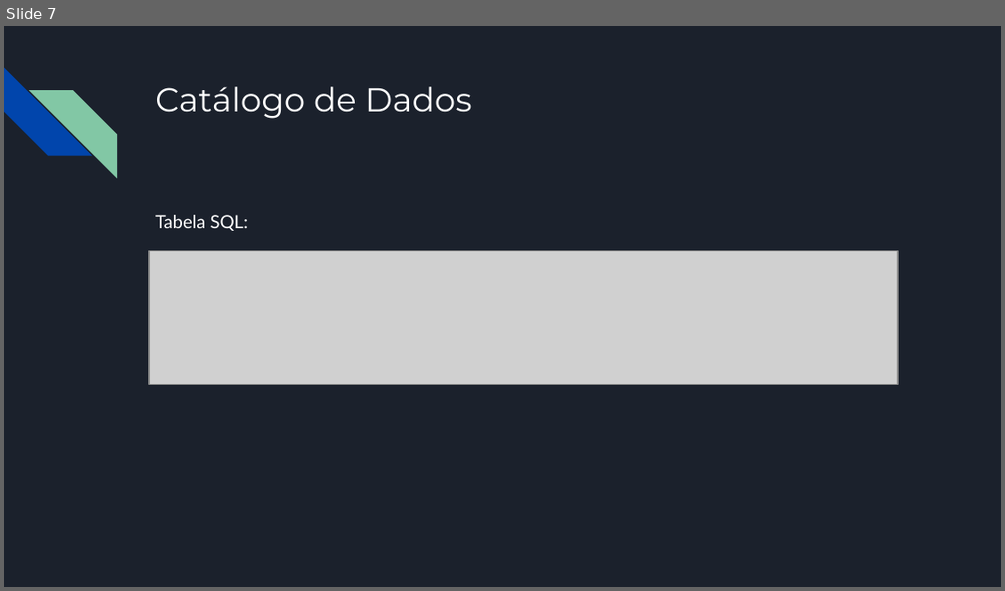
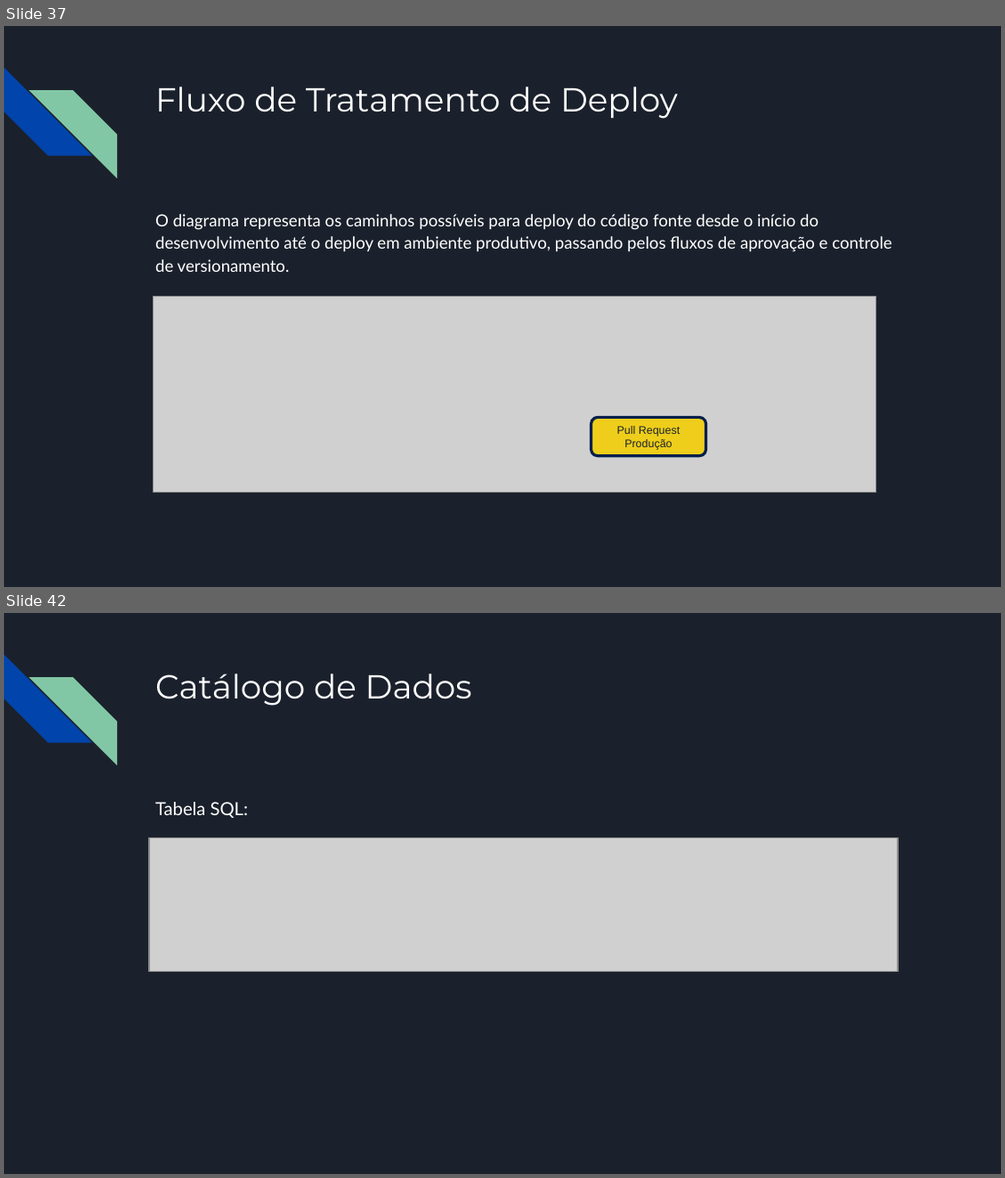
Before and after one commit to DanielsOfficial0102/Data-Management-And-Governance, a slide deck: Data Management and Governance.pptx. Shown one above the other, each under a label of ours: slide 7 before the commit, slides 37 and 42 after it; the slides between them are not shown. The pictures are 1005x591 and 1005x1178 pixels, drawn with LibreOffice and Linux fonts; fonts in the diff are those of the drawing; grey boxes stand for pictures. Boxes give left, top, right and bottom in pixels: in the first picture for what was removed or moved away, otherwise in the second. Text is boxed around its words. In the diff, an @@ line names an element or a change of style, - is before the commit and + after.

```diff
--- a/Data Management and Governance.pptx
+++ b/Data Management and Governance.pptx
@@ slide 37 added at [4,26,1001,587], background #1B212C; not listed: 2 template elements that a slide beside it also shows @@
@@ title added at [155,87,678,119], 24 pt, text #FFFFFF @@
+Fluxo de Tratamento de Deploy
@@ text added at [155,214,892,272], 12 pt, text #FFFFFF @@
+O diagrama representa os caminhos possíveis para deploy do código fonte desde o início do desenvolvimento até o deploy em ambiente produtivo, passando pelos fluxos de aprovação e controle de versionamento.
@@ picture added at [154,297,876,492] @@
@@ rounded rectangle added at [591,417,705,456], fill #EECE1A, outline #001E4B 2 pt, 8 pt, text #1B212C @@
+Pull Request
+Produção
@@ what was slide 7 is now slide 42 @@
```
Also in this commit, not shown: 3 slides changed, 34 other slides added.
